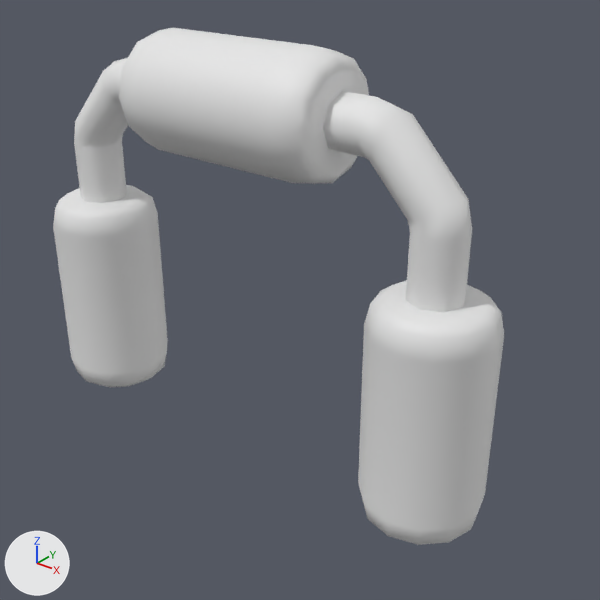
Two versions of the FBX model Assets/Media/Progs/Platformer 1 - Low Poly/Meshes/checkpoint_001.fbx, one commit apart.
The view is the same before and after, from a camera (50 mm lens) standing at (31.2, -33.9, 31.9) and looking at (3.2, 1.1, 10.2). Lighting does not change. The marker at lower left points along +X, +Y and +Z. Where no turn or scale is listed for an object, it has been applied to the vertices.

The first picture shows 'checkpoint_001'.
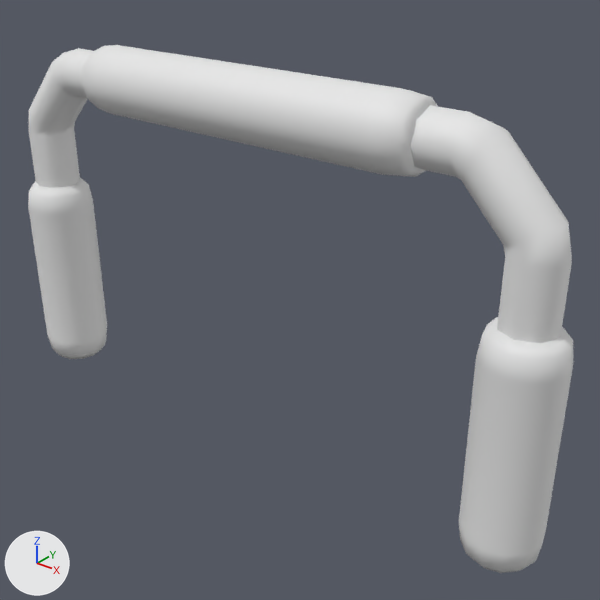
The edits, one by one:
me_mesh is used by ob_checkpoint_001; location (0.0, 0.0, 0.0).
me_mesh had 312 vertices, 266 faces and spanned x -16.5..16.5, y -3.6..3.6, z 0.0..25.3.
me_mesh now has 312 vertices, 266 faces and spans x -20.2..20.2, y -2.3..2.3, z 0.0..23.8.
me_mesh part 1: the loose piece of 72 vertices spanning x 9.4..16.5, y -3.6..3.6, z 0.0..13.7 is scaled about its middle by (0.639, 0.639, 1), then moved by (5.0, 0.0, 0.0).
me_mesh part 2: the loose piece of 72 vertices spanning x -16.5..-9.4, y -3.6..3.6, z 0.0..13.7 is scaled about its middle by (0.639, 0.639, 1), then moved by (-5.0, 0.0, 0.0).
me_mesh part 3: the loose piece of 48 vertices spanning x -14.5..-2.6, y -1.6..1.6, z 11.0..23.2 is moved by (-5.0, 0.0, 0.0).
me_mesh part 4: the loose piece of 48 vertices spanning x 2.6..14.5, y -1.6..1.6, z 11.0..23.2 is moved by (5.0, 0.0, 0.0).
me_mesh part 5: 72 of 312 vertices moved; they spanned x -6.8..6.8, y -3.6..3.6, z 18.1..25.3 and now span x -11.9..11.8, y -2.1..2.1, z 19.6..23.8; mean shift (0.0, 0.0, 0.0); largest move (-5.1, 0.0, 25.3) -> (-10.1, 0.0, 23.8).

Location of each change, [x1, y1, x2, y2] in pixels of the pictures (600 x 600 px; the box of a moved part takes in the faces that stretch with it):
'checkpoint_001', reshaped (21% wider)
    before: [53, 28, 504, 545]
    after: [28, 45, 573, 573]
part 1 of me_mesh, moved or reshaped
    before: [358, 280, 504, 545]
    after: [459, 317, 573, 573]
part 2 of me_mesh, moved or reshaped
    before: [53, 185, 168, 387]
    after: [28, 178, 107, 359]
part 3 of me_mesh, moved or reshaped
    before: [74, 58, 128, 203]
    after: [28, 48, 93, 188]
part 4 of me_mesh, moved or reshaped
    before: [323, 91, 472, 312]
    after: [410, 105, 572, 343]
part 5 of me_mesh, moved or reshaped
    before: [119, 28, 369, 184]
    after: [82, 45, 438, 177]
